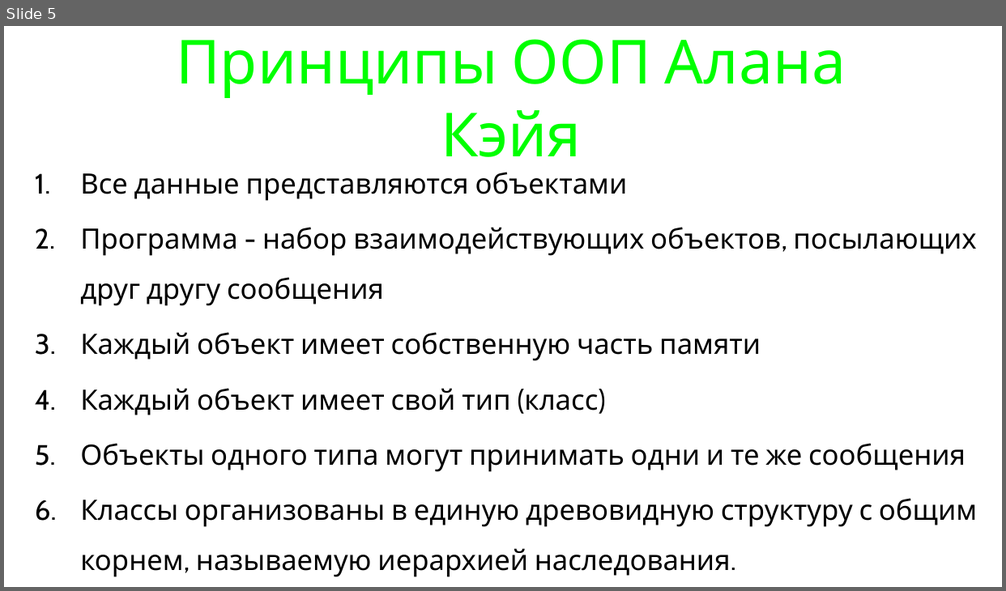
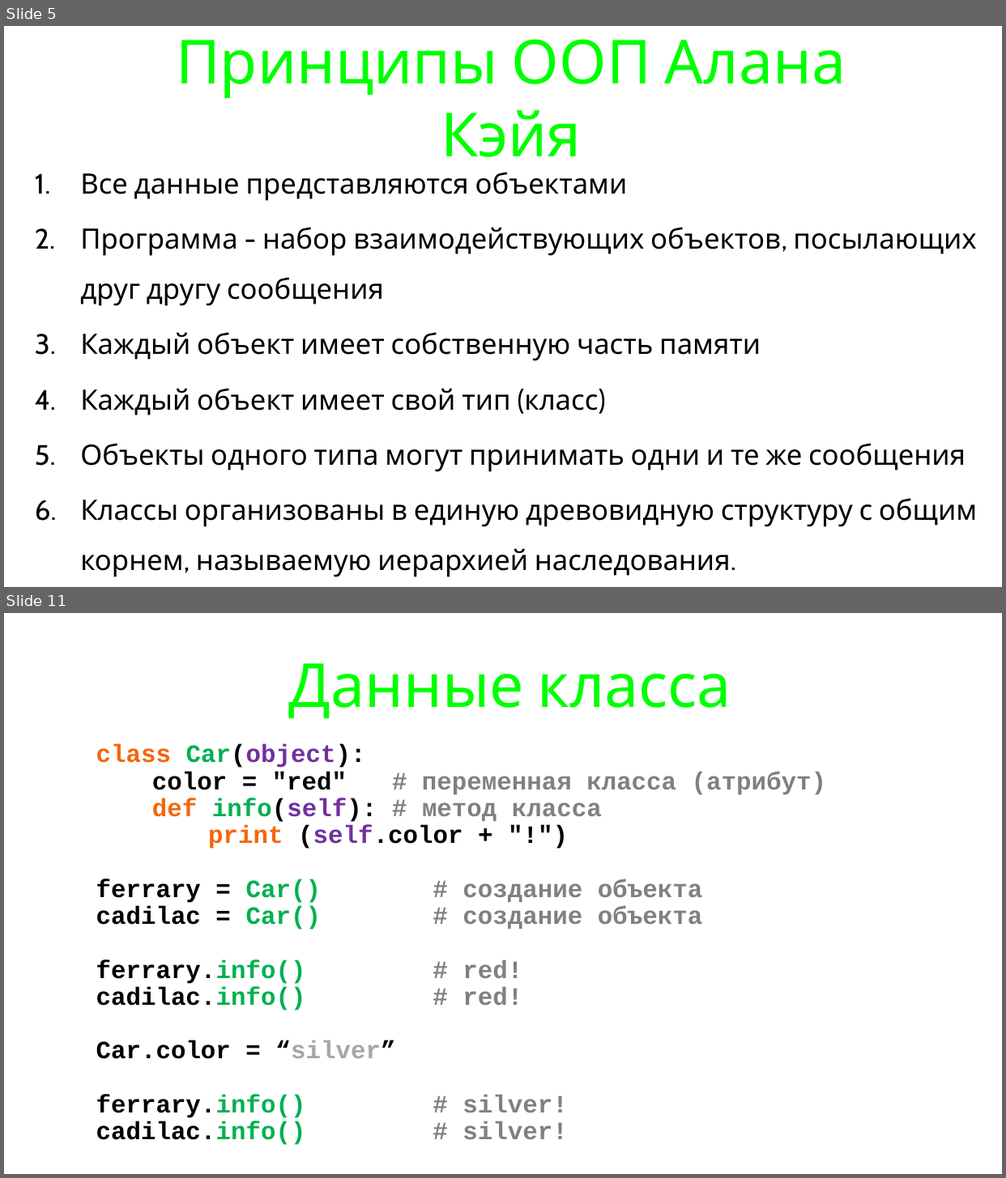
Before and after one commit to maxchv/LearnPython, a slide deck: week08/oop.pptx. Shown one above the other, each under a label of ours: slide 5 before the commit, slides 5 and 11 after it; the slides between them are not shown. The pictures are 1006x591 and 1006x1178 pixels, drawn with LibreOffice and Linux fonts; fonts in the diff are those of the drawing. Boxes give left, top, right and bottom in pixels: in the first picture for what was removed or moved away, otherwise in the second. Text is boxed around its words. In the diff, an @@ line names an element or a change of style, - is before the commit and + after.

```diff
--- a/week08/oop.pptx
+++ b/week08/oop.pptx
@@ slide 11 added at (4, 613, 1002, 1174), background #FFFFFF @@
@@ title added at (288, 663, 731, 718), 78 pt, text #00FF00 @@
+Данные класса
@@ text added at (96, 744, 826, 1145), 32 pt, text #808080, bold @@
+class Car(object):
+color = "red" # переменная класса (атрибут)
+def info(self): # метод класса
+print (self.color + "!")
+ferrary = Car() # создание объекта
+cadilac = Car() # создание объекта
+ferrary.info() # red!
+cadilac.info() # red!
+Сar.color = “silver”
+ferrary.info() # silver!
+cadilac.info() # silver!
```
Also in this commit, not shown: 2 slides changed, 24 other slides added, 1 slide removed, 2 other files.
